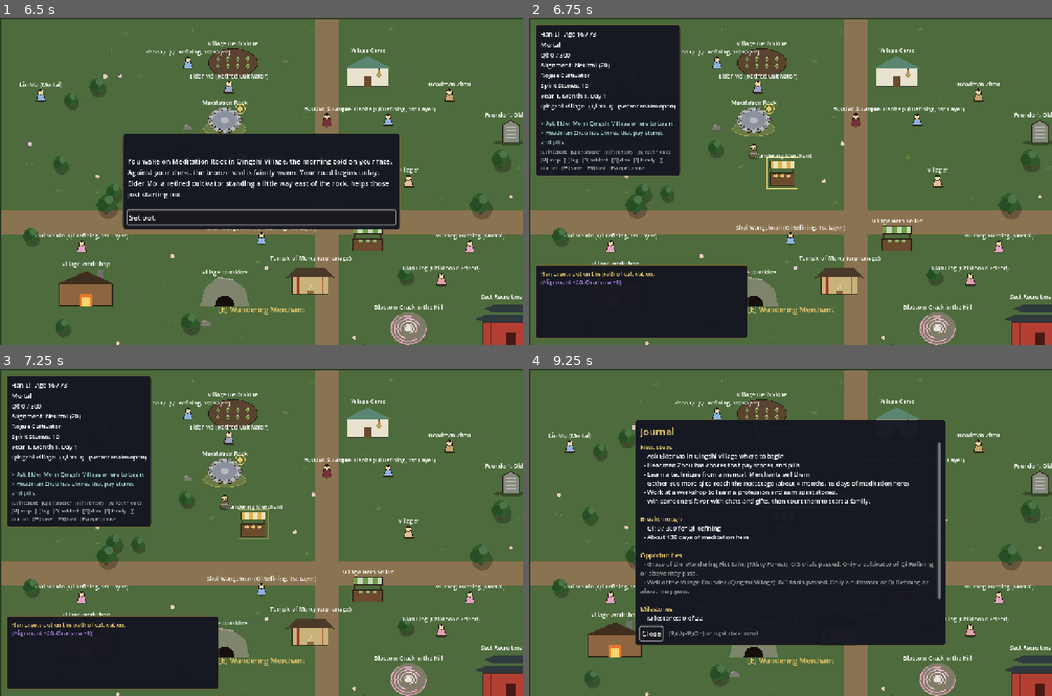
Above: before the commit, frames 1-4 (two rows, left to right).
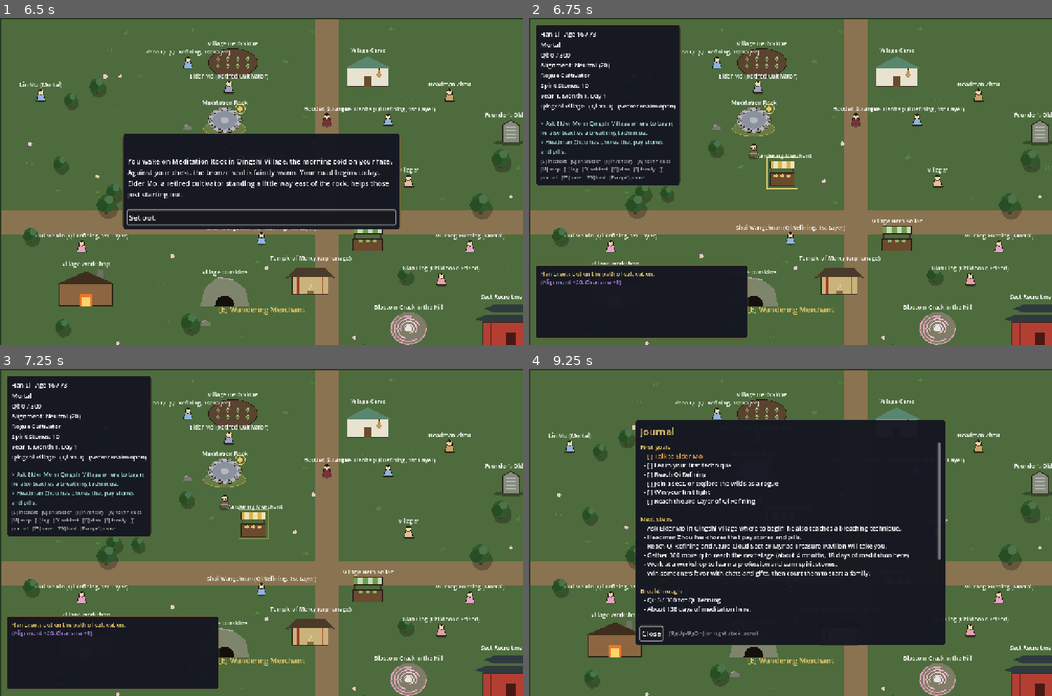
Above: after the commit, the same moments.

Repository: samridghimire/cultivation-game
Game: Godot game, scene res://src/ui/main_menu.tscn
Two runs of this game, one before a commit and one after it. Both use one fixed random seed, a clock stepped at 60 frames per second and the inputs below.
Inputs (mouse positions are in pixels of both pictures, inside the frame that each line leads up to):
- Up to frame 1 (6.5 s): click "New Game" at 0.5 s; click "Begin" at 1.25 s; click "Reach for it." at 2 s; click "Protect those who cannot prot…" at 2.75 s; click "What are you?" at 3.5 s; click "Why me?" at 4.25 s; click "What are you?" at 5 s; click "..." at 5.75 s
- Up to frame 2 (6.75 s): click "Set out." at 6.5 s
- Up to frame 3 (7.25 s): no input
- Up to frame 4 (9.25 s): tap Enter at 7.25 s; move the mouse to (905, 516) at 7.27 s; hold D (move_right) 7.28-8 s; tap O (toggle_artifact) at 7.35 s; click (905, 516) at 7.42 s; tap G (toggle_clan) at 7.55 s; drag from (685, 548) to (753, 470) at 8.02 s; move the mouse to (842, 460) at 8.77 s; hold D (move_right) from 8.78 s (still down); tap F (toggle_family) at 8.85 s; tap J (toggle_journal) at 9.05 s

Frame 1 is identical in both runs. In frame 2, 1.7% of the frame differs, in the area x 1-29%, y 33-52%; in frame 3, 1.7%; in frame 4, 5.1%, in the area x 21-79%, y 23-77%.

Commit message:
[FH-030] Honest newcomer hints and a First goals journal section
Mortal sect hint says to reach Qi Refining (uses a probe copy raised to each sect's min realm), Elder Mo's free breathing lesson is named, and Guidance.first_goals/first_goals_done feed a First goals journal section.

Co-Authored-By: Claude Sonnet 5.5 <noreply@anthropic.com>
Claude-Session: https://claude.ai/code/session_018gDpDgLiP4t7ihBzuF2Jdt

Diff:
--- a/src/core/systems/guidance.gd
+++ b/src/core/systems/guidance.gd
@@ -290,6 +290,8 @@
 		for sect: SectDef in data.sects.values():
 			if Sects.check_join(c, data, sect.id)["ok"]:
 				open.append(sect.name)
+		if c.realm_index == 0:
+			return _mortal_sect_hint(c, data, open)
 		if open.is_empty():
 			return ""
 		return "As a rogue cultivator you could join %s at a sect hall." % " or ".join(open)
@@ -301,6 +303,26 @@
 		return "The trial for %s is open. Attempt it at a sect hall." % sect.rank_name(rank + 1)
 	var need := int(sect.ranks[rank + 1].get("contribution", 0)) - int(c.sect["contribution"])
 	return "Earn %d more sect contribution (missions, duties) to become %s." % [maxi(need, 0), sect.rank_name(rank + 1)]
+
+
+## Mortals: sects that wait for Qi Refining, and the ones that take mortals now.
+## Uses a copy of the character raised to each sect's minimum realm.
+static func _mortal_sect_hint(c: CharacterData, data: GameData, open: PackedStringArray) -> String:
+	var later: PackedStringArray = []
+	for sect: SectDef in data.sects.values():
+		if Sects.check_join(c, data, sect.id)["ok"]:
+			continue
+		var probe := CharacterData.from_dict(c.to_dict())
+		probe.realm_index = maxi(c.realm_index, data.realm_index_of(sect.min_realm))
+		if Sects.check_join(probe, data, sect.id)["ok"]:
+			later.append(sect.name)
+	if later.is_empty():
+		return "" if open.is_empty() else "As a rogue cultivator you could join %s at a sect hall." % " or ".join(open)
+	var text := "Reach Qi Refining and %s will take you." % " or ".join(later)
+	for sect: SectDef in data.sects.values():
+		if open.has(sect.name):
+			text += " %s takes mortals now%s." % [sect.name, ", but walks a demonic path" if sect.max_alignment <= 0 else ""]
+	return text
 
 
 ## Members: how many sect missions they can take right now.
@@ -352,8 +374,14 @@
 ## First-steps pointers for Mortal and Qi Refining players, most useful first.
 static func _newcomer_hints(c: CharacterData, data: GameData, flags: Dictionary, region_id: String) -> PackedStringArray:
 	var out: PackedStringArray = []
+	var breathing := c.techniques.is_empty() and data.techniques.has("basic_breathing")
+	var technique_done := false
 	if not flags.get(ELDER_MO_FLAG, false):
-		out.append("Ask Elder Mo in Qingshi Village where to begin.")
+		if breathing:
+			out.append("Ask Elder Mo in Qingshi Village where to begin; he also teaches a breathing technique.")
+			technique_done = true
+		else:
+			out.append("Ask Elder Mo in Qingshi Village where to begin.")
 	if not Cultivation.is_at_bottleneck(c, data):
 		for item_id in c.inventory:
 			var item: Dictionary = data.items.get(item_id, {})
@@ -368,12 +396,36 @@
 			if String(deed["id"]).begins_with("chore_") and not flags.get(String(deed.get("blocked_by_flag", "")), false):
 				out.append("Headman Zhou has chores that pay stones and pills.")
 				break
-	if c.techniques.is_empty():
-		out.append(TECHNIQUE_HINT)
+	if c.techniques.is_empty() and not technique_done:
+		out.append("Elder Mo in Qingshi Village teaches a breathing technique for free." if breathing else TECHNIQUE_HINT)
 	var sect := _sect_hint(c, data)
 	if sect != "":
 		out.append(sect)
 	return out
+
+
+## The newcomer ladder: {text, done} in order.
+static func first_goals(c: CharacterData, data: GameData, flags: Dictionary) -> Array[Dictionary]:
+	var stage_3 := c.realm_index > 1 or (c.realm_index == 1 and c.stage >= 2)
+	var rows: Array = [
+		["Talk to Elder Mo", bool(flags.get(ELDER_MO_FLAG, false))],
+		["Learn your first technique", not c.techniques.is_empty()],
+		["Reach Qi Refining", c.realm_index >= 1],
+		["Join a sect, or explore the wilds as a rogue", not c.is_rogue() or LifeStats.get_stat(c, "encounters") >= 5],
+		["Win your first fight", LifeStats.get_stat(c, "fights_won") >= 1],
+		["Reach the 3rd Layer of Qi Refining", stage_3],
+	]
+	var out: Array[Dictionary] = []
+	for row: Array in rows:
+		out.append({"text": row[0], "done": row[1]})
+	return out
+
+
+static func first_goals_done(c: CharacterData, data: GameData, flags: Dictionary) -> bool:
+	for goal in first_goals(c, data, flags):
+		if not goal["done"]:
+			return false
+	return true
 
 
 ## "Where you left off" lines for a freshly loaded save (RECAP-001): who and where
@@ -410,6 +462,14 @@
 	# The duty reminder lives in the Sect section; keep it out of Next steps.
 	var duty_line := Sects.duty_reminder(c, data) if Sects.duty_days_left(c) <= Sects.DUTY_REMINDER_DAYS else ""
 	var method_line := _method_hint(c, data)
+	if not first_goals_done(c, data, flags):
+		var flagged := false
+		for goal in first_goals(c, data, flags):
+			var tone := "dim"
+			if not goal["done"]:
+				tone = "normal" if flagged else "warning"
+				flagged = true
+			_add(out, "First goals", ("[x] " if goal["done"] else "[ ] ") + String(goal["text"]), tone)
 	var shown := 0
 	for line in hint_lines:
 		if duty_line != "" and line == duty_line:
--- a/tests/unit/test_game_session.gd
+++ b/tests/unit/test_game_session.gd
@@ -525,6 +525,7 @@
 	_start()
 	var entries: Array[Dictionary] = _game_state().journal_entries()
 	assert_false(entries.is_empty())
+	assert_true(entries.any(func(e: Dictionary) -> bool: return e["section"] == "First goals"))
 
 
 func _duty_warnings() -> int:
--- a/tests/unit/test_guidance.gd
+++ b/tests/unit/test_guidance.gd
@@ -29,7 +29,7 @@
 	var hints := Guidance.hints(c, data(), 1.0, 10)
 	assert_true(_has(hints, "more qi to reach the next stage"))
 	assert_true(_has(hints, "learn a profession"))
-	assert_true(_has(hints, "Learn a technique"))
+	assert_true(_has(hints, "breathing technique"))
 
 
 func test_limit_caps_hint_count() -> void:
@@ -100,6 +100,7 @@
 func test_sect_hints_for_rogue_and_member() -> void:
 	var c := _fresh()
 	c.alignment = -500
+	c.realm_index = 1
 	var rogue := Guidance.hints(c, data(), 1.0, 10)
 	var open_sects: PackedStringArray = []
 	for sect: SectDef in data().sects.values():
@@ -159,7 +160,8 @@
 	var hints := Guidance.hints(c, data(), 1.0, 5, {}, {}, "qingshi_village")
 	assert_true(hints[0].contains("Elder Mo"))
 	hints = Guidance.hints(c, data(), 1.0, 5, {}, {Guidance.ELDER_MO_FLAG: true}, "qingshi_village")
-	assert_false(_has(hints, "Elder Mo"))
+	assert_true(_has(hints, "teaches a breathing technique for free"))
+	assert_false(_has(hints, "Ask Elder Mo"))
 
 
 func test_newcomer_pill_hint_precedes_cultivation_hint() -> void:
@@ -416,3 +418,58 @@
 	assert_gt(idx, -1)
 	assert_false(_has(Guidance.hints(c, data(), 1.0, idx, {}, {}, "", 400), "Explore the wilds"), "limit cuts it")
 	assert_true(_has(Guidance.hints(c, data(), 1.0, idx + 1, {}, {}, "", 400), "Explore the wilds"))
+
+
+## FH-030: honest newcomer hints and the first-goals ladder.
+func test_mortal_sect_hint_is_not_a_recommendation() -> void:
+	var c := _fresh()
+	var hint := Guidance._sect_hint(c, data())
+	assert_true(hint.contains("Reach Qi Refining"))
+	assert_true(hint.contains("Azure Cloud"))
+	assert_false(hint.begins_with("As a rogue cultivator you could join Blood Lotus"))
+	if hint.contains("Blood Lotus"):
+		assert_true(hint.contains("demonic"))
+
+
+func test_qi_refining_rogue_sect_hint_wording_unchanged() -> void:
+	var c := _fresh()
+	c.realm_index = 1
+	var hint := Guidance._sect_hint(c, data())
+	assert_true(hint == "" or hint.begins_with("As a rogue cultivator you could join"))
+
+
+func test_one_elder_mo_line_mentions_breathing() -> void:
+	var c := _fresh()
+	c.techniques = {}
+	var n := 0
+	for h in Guidance._newcomer_hints(c, data(), {}, "qingshi_village"):
+		if h.contains("Elder Mo"):
+			n += 1
+			assert_true(h.contains("breathing technique"))
+	assert_eq(n, 1)
+	c.techniques = {"basic_breathing": {"level": 1}}
+	assert_false(_has(Guidance._newcomer_hints(c, data(), {}, "qingshi_village"), "technique"))
+
+
+func test_first_goals_ladder_and_journal_section() -> void:
+	var c := _fresh()
+	var goals := Guidance.first_goals(c, data(), {})
+	assert_eq(goals.size(), 6)
+	for g in goals:
+		assert_false(g["done"])
+		for bad in ["%", "{", "<null>"]:
+			assert_false(String(g["text"]).contains(bad))
+	var section := Guidance.journal(c, data(), {}, 0, "qingshi_village").filter(func(e: Dictionary) -> bool: return e["section"] == "First goals")
+	assert_eq(section.size(), 6)
+	assert_eq(section.filter(func(e: Dictionary) -> bool: return e["tone"] == "warning").size(), 1)
+	assert_eq(section[0]["tone"], "warning")
+	assert_true(String(section[0]["text"]).begins_with("[ ] "))
+	c.techniques = {"basic_breathing": {"level": 1}}
+	c.realm_index = 1
+	c.stage = 2
+	c.sect = {"id": data().sects.keys()[0], "rank": 0, "contribution": 0, "spent": 0}
+	LifeStats.add(c, "fights_won")
+	var flags := {Guidance.ELDER_MO_FLAG: true}
+	assert_true(Guidance.first_goals_done(c, data(), flags))
+	var after := Guidance.journal(c, data(), flags, 0, "qingshi_village").filter(func(e: Dictionary) -> bool: return e["section"] == "First goals")
+	assert_true(after.is_empty())
